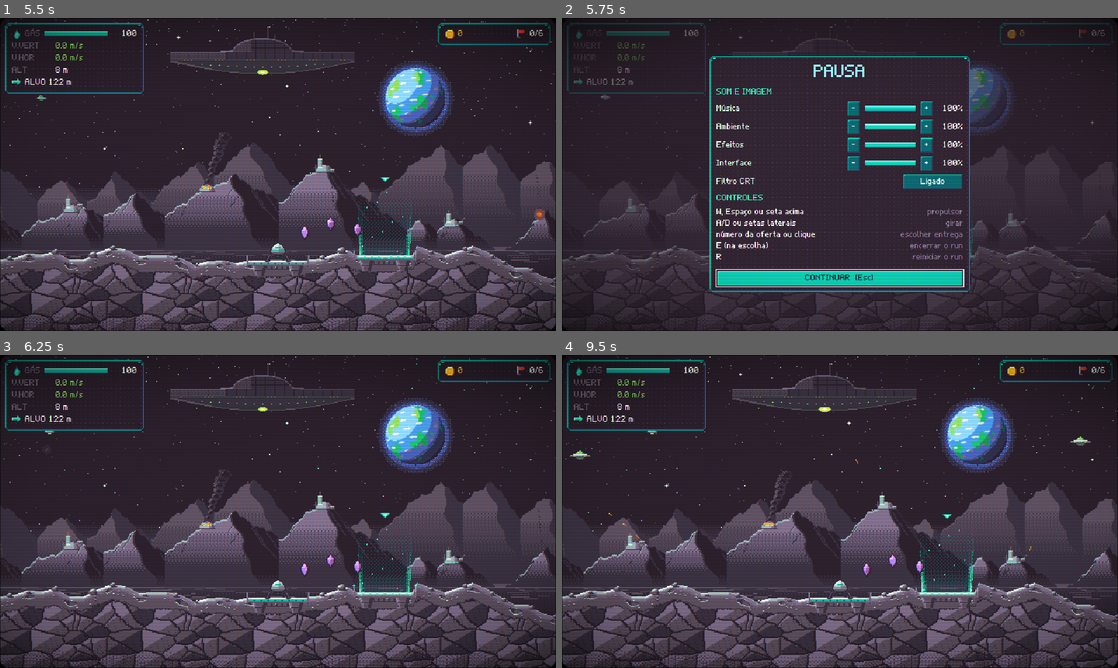
Above: before the commit, frames 1-4 (two rows, left to right).
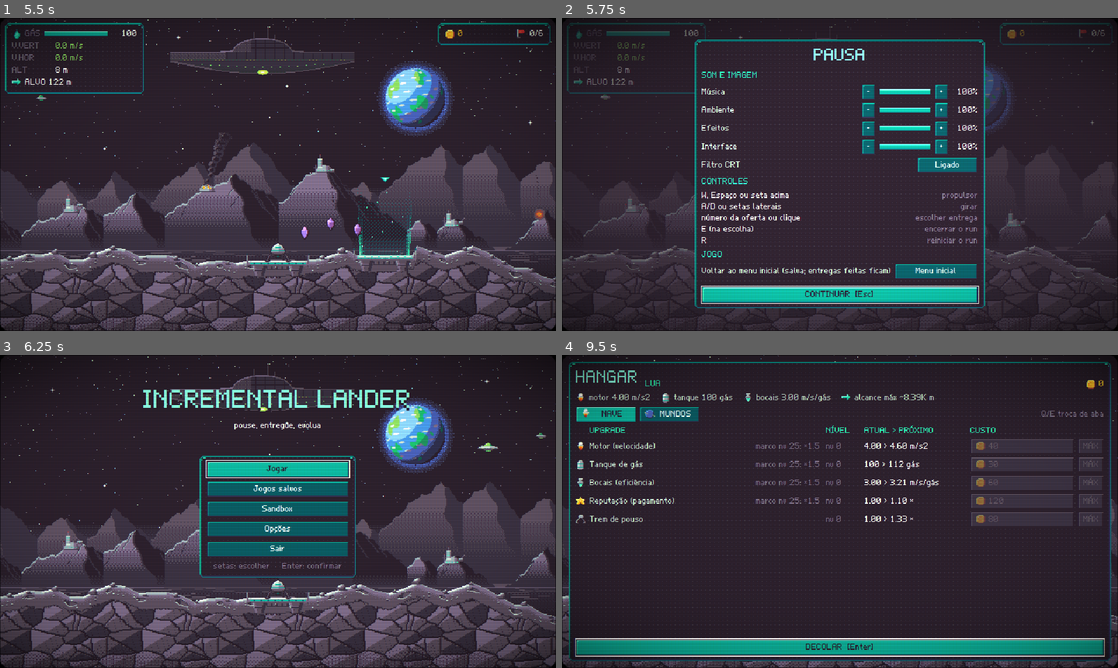
Above: after the commit, the same moments.

Repository: valdersonjr/incremental-lander
Game: Godot game, scene res://game/main.tscn
Same seed, same stepped clock (60 frames per second), same inputs: the game is played once before the commit and once after it.
Inputs (mouse positions are in pixels of both pictures, inside the frame that each line leads up to):
- Up to frame 1 (5.5 s): click "Jogar" at 0.5 s; click "1" at 1.25 s; tap Enter (confirm) at 2 s; move the mouse to (400, 158) at 2.02 s; hold D (rotate_right) 2.03-2.75 s; hold Enter (confirm) 2.03-2.75 s; click (400, 158) at 2.17 s; drag from (166, 190) to (250, 237) at 2.77 s; move the mouse to (333, 105) at 3.52 s; hold D (rotate_right) 3.53-4.25 s; tap Q at 3.6 s; drag from (250, 237) to (111, 127) at 4.27 s; move the mouse to (444, 221) at 5.02 s; hold A (rotate_left) from 5.03 s (still down); tap 9 at 5.1 s
- Up to frame 2 (5.75 s): keep holding A (rotate_left); tap Escape (ui_cancel) at 5.65 s
- Up to frame 3 (6.25 s): release A (rotate_left) at 5.75 s; click (372, 608) at 5.75 s, where only the run after the commit has a clickable "Menu inicial"
- Up to frame 4 (9.5 s): click (840, 470) at 6.5 s, where only the run after the commit has a clickable "Jogar"; drag from (673, 464) to (756, 433) at 7.27 s; move the mouse to (867, 511) at 8.02 s; hold A (rotate_left) 8.03-8.75 s; hold E (end_run) 8.03-8.75 s; click (867, 511) at 8.17 s; click (840, 545) at 8.75 s, where only the run after the commit has a clickable "IR AO HANGAR [Enter]"

Frame 1 is identical in both runs. In frame 2, 15% of the frame differs, in the area x 23-77%, y 6-93%; in frame 3, 12%; in frame 4, 37%, in the area x 0-100%, y 0-100%.

Commit message:
Pausa no voo com "Menu inicial": dá para voltar ao menu principal de dentro do jogo
Co-Authored-By: Claude Opus 5.5 <noreply@anthropic.com>
Claude-Session: https://claude.ai/code/session_01JhKCi9Us7j2H5LJGQ5fDNT

Diff:
--- a/game/pause/pause_menu.gd
+++ b/game/pause/pause_menu.gd
@@ -1,5 +1,6 @@
 ## Menu do jogo (arte: UiKit), janela modal sobre o mundo escurecido. Dois modos:
-## FLIGHT (Esc no voo): "PAUSA", congela a arvore (SceneTree.paused), volumes + controles + CONTINUAR.
+## FLIGHT (Esc no voo): "PAUSA", congela a arvore (SceneTree.paused), volumes + controles + Menu inicial (o run acaba;
+## as entregas feitas ja foram pagas) + CONTINUAR.
 ## HANGAR (Esc/Opções no hangar; a Main esconde o hangar): "MENU", volumes + controles + Menu inicial + Novo jogo
 ## (2 cliques, Esc cancela) + VOLTAR AO HANGAR. No sandbox: "Sair do sandbox" no lugar do menu inicial e sem Novo jogo. So apresentacao/navegacao: emite sinais, a Main decide o fluxo.
 ## Roda com PROCESS_MODE_ALWAYS.
@@ -7,7 +8,7 @@
 extends Control
 
 signal closed
-## Modo HANGAR: voltar ao menu inicial (a Main salva e mostra o titulo).
+## Voltar ao menu inicial (a Main salva e mostra o titulo; no voo, o run em andamento acaba).
 signal title_requested
 ## Modo HANGAR: apagar o jogo em uso e comecar do zero (confirmado com 2 cliques).
 signal new_game_requested
@@ -33,6 +34,7 @@
 	%MenuButton.pressed.connect(func() -> void:
 		Sound.ui("click")
 		visible = false
+		get_tree().paused = false
 		title_requested.emit())
 	%NewGame.pressed.connect(_on_new_game)
 	for c: Array in CONTROLS:
@@ -64,13 +66,14 @@
 	%Volumes.add_child(UiKit.crt_row())
 	var hangar := mode == Mode.HANGAR
 	%Title.text = "MENU" if hangar else "PAUSA"
-	%GameTitle.visible = hangar
-	%Game.visible = hangar
 	%Continue.text = "VOLTAR AO HANGAR  [Esc]" if hangar else "CONTINUAR  [Esc]"
 	var sandbox := Sandbox.active()                            # no sandbox: sair dele; nunca apagar o jogo salvo
-	%MenuLabel.text = "Voltar ao menu inicial (seu jogo salvo volta intacto)" if sandbox else "Voltar ao menu inicial (salva)"
+	if sandbox:
+		%MenuLabel.text = "Voltar ao menu inicial (seu jogo salvo volta intacto)"
+	else:
+		%MenuLabel.text = "Voltar ao menu inicial (salva)" if hangar else "Voltar ao menu inicial (salva; entregas feitas ficam)"
 	%MenuButton.text = "Sair do sandbox" if sandbox else "Menu inicial"
-	%NewGameRow.visible = not sandbox
+	%NewGameRow.visible = hangar and not sandbox                # apagar o jogo so com calma, no hangar
 	_show_new_game()
 	visible = true
 	if not hangar:
--- a/tests/integration/esc_flow.gd
+++ b/tests/integration/esc_flow.gd
@@ -1,5 +1,6 @@
 ## Teste de integracao do Esc como um jogador (teclas reais): hangar -> Esc abre o MENU do jogo com o hangar escondido
-## -> R nao decola -> Esc volta ao hangar -> Esc + "Menu inicial" vai ao titulo; no voo Esc pausa e Esc retoma.
+## -> R nao decola -> Esc volta ao hangar -> Esc + "Menu inicial" vai ao titulo; no voo Esc pausa e Esc retoma;
+## no voo, Esc + "Menu inicial" vai ao titulo (sem Novo jogo; arvore despausada).
 ## Tambem: filtro CRT ligado por padrao e o botao do menu liga/desliga a camada. Imprime ESC_FLOW_TEST OK ou FALHOU.
 extends Node
 
@@ -76,6 +77,15 @@
 			_key(KEY_ESCAPE)
 		110:
 			_check("esc_retoma", not menu.visible and not get_tree().paused and not hangar.visible)
+			_key(KEY_ESCAPE)
+		120:
+			var mb := menu.find_child("MenuButton", true, false) as Button
+			_check("voo_tem_menu_inicial", mb.is_visible_in_tree()
+					and not (menu.find_child("NewGameRow", true, false) as Control).visible)
+			mb.pressed.emit()
+		130:
+			_check("voo_volta_ao_titulo", title.visible and not menu.visible and not get_tree().paused
+					and _main._hud == null and not hangar.visible)
 			print("ESC_FLOW_LOG ", " | ".join(_log))
 			print("ESC_FLOW_TEST ", "OK" if _ok else "FALHOU")
 			get_tree().quit()
Not shown, changed: docs/ARCHITECTURE.md
Not shown, changed: docs/HANDOFF.md
